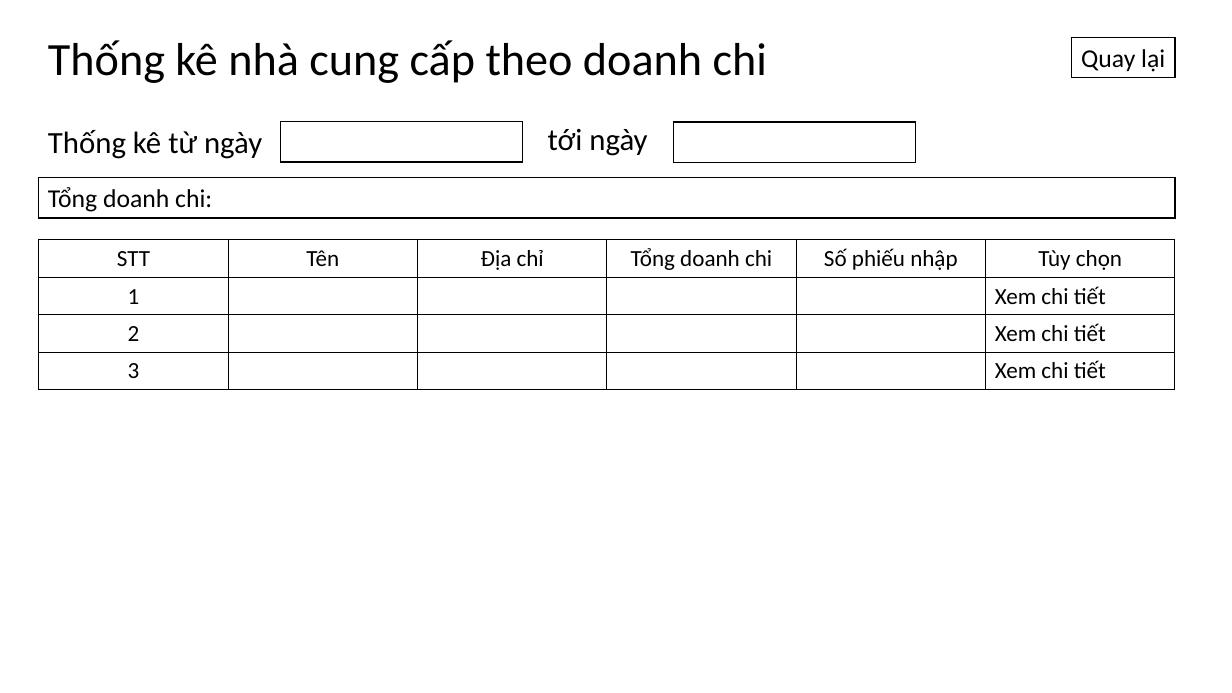
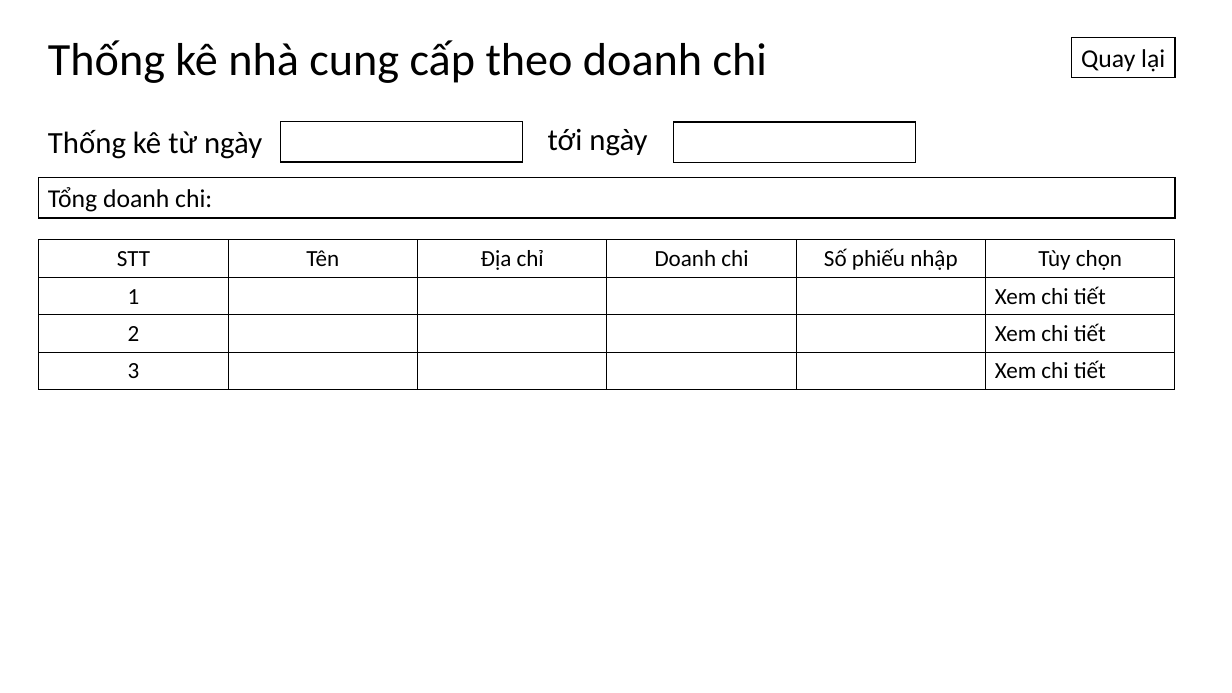
Before and after one commit to tuk3kCS/PTIT, a slide deck: slide 13 of 20251/Phân tích thiết kế HTTT/Hình vẽ/UI.pptx. Drawn at 1232x693 pixels with LibreOffice and Linux fonts; fonts in the diff are those of the drawing. Boxes give left, top, right and bottom in pixels: in the first picture for what was removed or moved away, otherwise in the second. Text is boxed around its words. In the diff, an @@ line names an element or a change of style, - is before the commit and + after.

```diff
--- a/20251/Phân tích thiết kế HTTT/Hình vẽ/UI.pptx
+++ b/20251/Phân tích thiết kế HTTT/Hình vẽ/UI.pptx
@@ table at (39, 240, 1176, 390) @@
-row 1, column 4: Tổng doanh chi
+row 1, column 4: Doanh chi
```
Also in this commit, not shown: 2 other slides changed, 3 other files.
